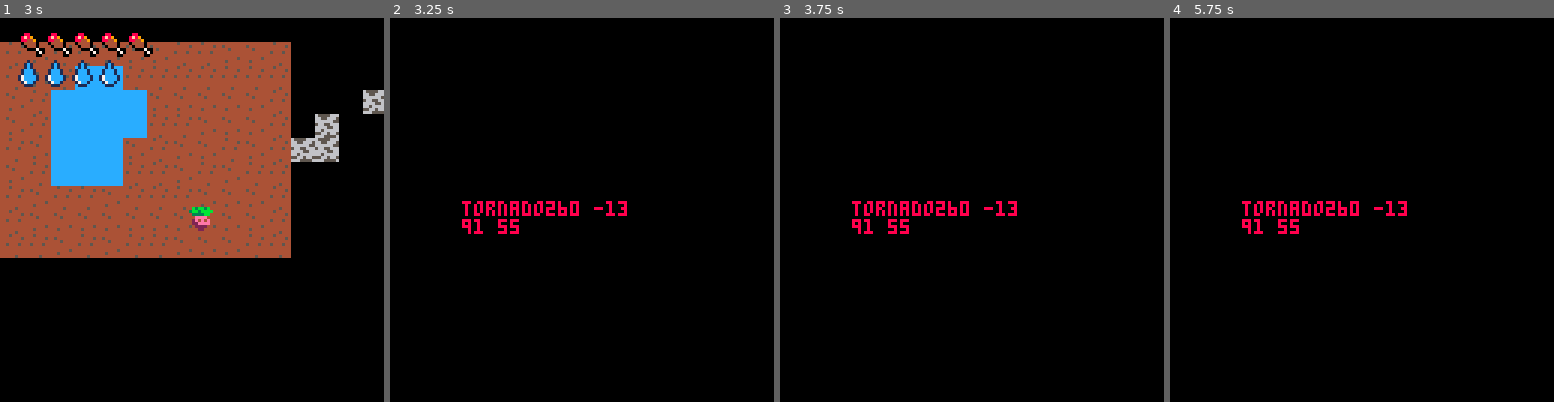
Above: before the commit, frames 1-4 (left to right).
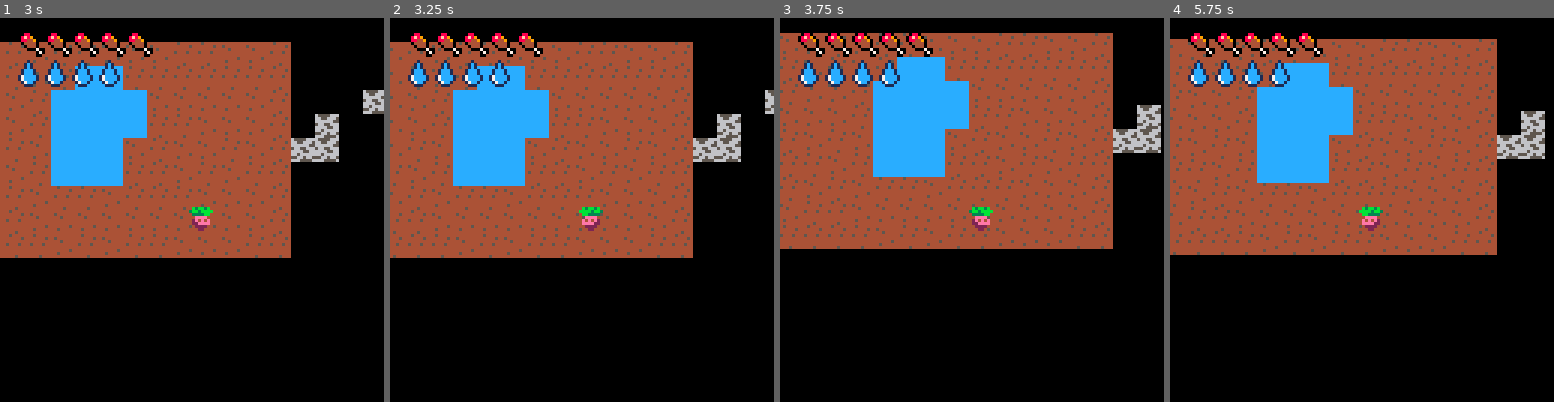
Above: after the commit, the same moments.

Repository: lucaslng/jamhacks-climatastrophe
Game: PICO-8 cartridge climate-collapse.p8
Same seed, same stepped clock (60 frames per second), same inputs: the game is played once before the commit and once after it.
Inputs:
- Up to frame 1 (3 s): tap O (Z key) at 0.7, 1.7, 2.1, 2.5, 2.9 s; hold Right 1.6-2.1 s; hold Up 2.15-2.42 s; hold Right from 2.47 s (still down)
- Up to frame 2 (3.25 s): release Right at 3.03 s; hold Left from 3.08 s (still down)
- Up to frame 3 (3.75 s): tap O (Z key) at 3.3, 3.7 s; release Left at 3.58 s; hold Down from 3.63 s (still down)
- Up to frame 4 (5.75 s): release Down at 3.97 s; hold Right 4.02-4.68 s; tap O (Z key) every 0.4 s from 4.1 to 5.7 s; hold Up 4.73-5.03 s; hold Left 5.08-5.68 s; hold Down from 5.73 s (still down)

Frame 1 is identical in both runs. In frame 2, 46% of the frame differs, in the area x 0-100%, y 3-63%; in frame 3, 49%, in the area x 0-100%, y 3-61%; in frame 4, 49%.

Commit message:
fix tornado killing

Diff:
--- a/climate-collapse.p8
+++ b/climate-collapse.p8
@@ -31,10 +31,6 @@
 	return max(lower, min(upper, val))
 end
 
-function dist(x1, y1, x2, y2)
-	return flr(sqrt((abs(x1 - x2) * abs(x1 - x2)) + (abs(y1 - y2) * abs(y1 - y2))))
-end
-
 function intro()
 	local starttime = time()
 	print("hello", hcenter("hello"), vcenter(), white)
@@ -139,7 +135,7 @@
 		end
 	end
 
-	foreach(tornadoes, function(t) t.x += t.vx t.y += t.vy t.lifetime -= 1 if dist(t.x, t.y, Player.x, Player.y) <= 1 then die("tornado" .. t.x .. " " .. t.y .. "\n" .. Player.x .. " " .. Player.y .. "") end end)
+	foreach(tornadoes, function(t) t.x += t.vx t.y += t.vy t.lifetime -= 1 if (abs(Player.x - t.x) <= 2 and abs(Player.y - t.y) <= 2) then die("You died to a tornado!") end end)
 	if tornadoes[1] != nil and tornadoes[1].lifetime <= 0 then deli(tornadoes, 1) end
 end
 
